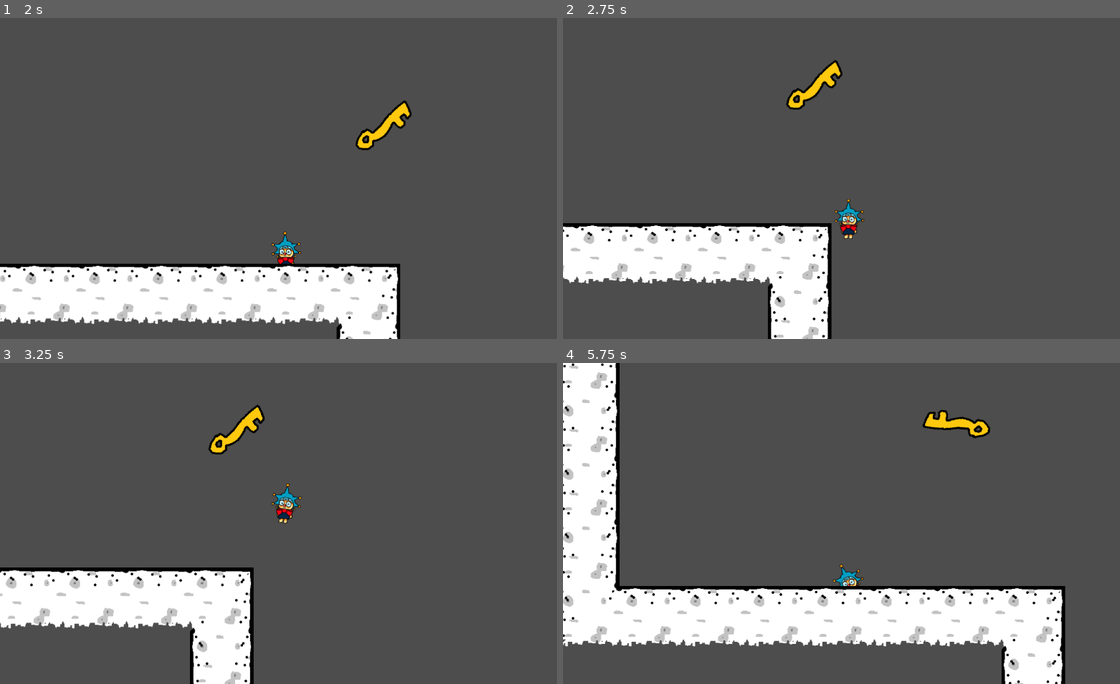
Above: before the commit, frames 1-4 (two rows, left to right).
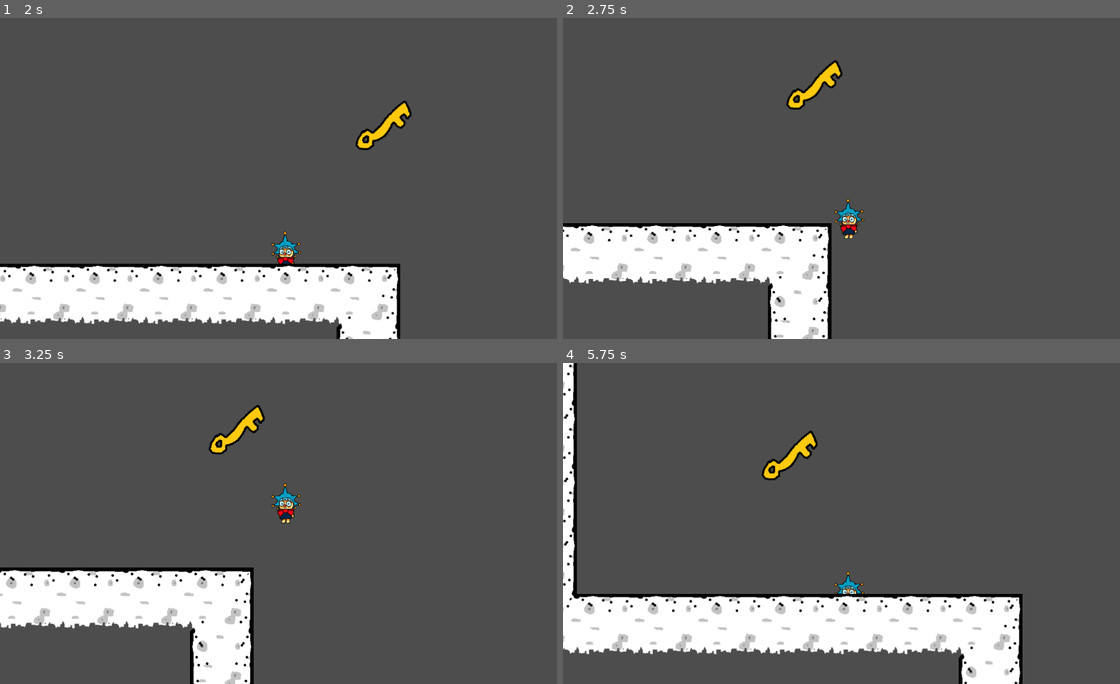
Above: after the commit, the same moments.

Repository: MikalMica/Mascarada-to-wapa
Game: Godot game, scene res://Scenes/Scenarios/test_scene.tscn
The game is run twice, just before and just after one commit, with the same random seed, the same clock (stepped at 60 frames per second) and the same inputs. The project has no main scene, so this scene is started directly.
Inputs:
- Up to frame 1 (2 s): tap Enter at 0.5 s; hold Right (Right) 0.53-1.28 s; hold E (default_mask) 0.53-1.28 s; hold Down (Down) from 1.28 s (still down); tap R (object_mask) at 1.35 s
- Up to frame 2 (2.75 s): release Down (Down) at 2.03 s; hold Right (Right) from 2.03 s (still down); hold E (default_mask) from 2.03 s (still down)
- Up to frame 3 (3.25 s): release Right (Right) at 2.78 s; release E (default_mask) at 2.78 s; hold Up (Up) from 2.78 s (still down); tap R (object_mask) at 2.85 s
- Up to frame 4 (5.75 s): release Up (Up) at 3.53 s; hold E (default_mask) 3.53-4.28 s; hold A (Left) 3.53-5.03 s; tap R (object_mask) at 4.35 s; hold Down (Down) from 5.03 s (still down); hold E (default_mask) from 5.03 s (still down)

Frame 1 is identical in both runs. In frame 2, less than 0.1% of the frame differs, in the area x 48-54%, y 56-69%; in frame 3, 0.4%; in frame 4, 18%, in the area x 0-91%, y 0-100%.
Error before the commit: Invalid access to property or key 'area_entered' on a base object of type 'Nil'. (res://Scripts/key.gd:7)

Commit message:
player and key locked roations

Diff:
--- a/MascaradaToWapa/Scenes/Objects/player_new.tscn
+++ b/MascaradaToWapa/Scenes/Objects/player_new.tscn
@@ -116,6 +116,7 @@
 position = Vector2(0, -1)
 collision_layer = 129
 gravity_scale = 0.0
+lock_rotation = true
 script = ExtResource("1_n4sih")
 maxSpeed = 400.0
 
--- a/MascaradaToWapa/Scenes/Scenarios/Llave.tscn
+++ b/MascaradaToWapa/Scenes/Scenarios/key.tscn
@@ -5,11 +5,16 @@
 
 [sub_resource type="RectangleShape2D" id="RectangleShape2D_tw4fw"]
 
+[sub_resource type="RectangleShape2D" id="RectangleShape2D_a3w12"]
+size = Vector2(160, 144)
+
 [node name="Llave" type="Node2D" unique_id=1405333240]
 
-[node name="Key" type="RigidBody2D" parent="." unique_id=1356946487]
+[node name="Key" type="RigidBody2D" parent="." unique_id=1356946487 node_paths=PackedStringArray("area")]
 gravity_scale = 0.0
+lock_rotation = true
 script = ExtResource("1_tw4fw")
+area = NodePath("Area2D")
 
 [node name="Sprite2D" type="Sprite2D" parent="Key" unique_id=623073672]
 scale = Vector2(1.0041733, 0.9817276)
@@ -19,4 +24,11 @@
 scale = Vector2(-6.226464, -6.197539)
 shape = SubResource("RectangleShape2D_tw4fw")
 
+[node name="Area2D" type="Area2D" parent="Key" unique_id=66112114]
+
+[node name="CollisionShape2D" type="CollisionShape2D" parent="Key/Area2D" unique_id=1186148057]
+position = Vector2(-5, 0)
+shape = SubResource("RectangleShape2D_a3w12")
+debug_color = Color(0.62042415, 0.5648279, 0.27318573, 0.41960785)
+
 [connection signal="body_entered" from="Key" to="Key" method="_on_collision"]
--- a/MascaradaToWapa/Scenes/Scenarios/test_scene.tscn
+++ b/MascaradaToWapa/Scenes/Scenarios/test_scene.tscn
@@ -3,7 +3,7 @@
 [ext_resource type="PackedScene" uid="uid://3xdvejjvv1hs" path="res://Scenes/Objects/player_new.tscn" id="1_7e6j3"]
 [ext_resource type="TileSet" uid="uid://dbigu3i4b0uvj" path="res://Tilemaps/bw_tilemap/tileset_bw_tilemap.tres" id="2_n0riu"]
 [ext_resource type="PackedScene" uid="uid://lf18byvqd0t4" path="res://Scenes/Prefabs/check_point.tscn" id="3_px83w"]
-[ext_resource type="PackedScene" uid="uid://s6xci46fm7ne" path="res://Scenes/Scenarios/Llave.tscn" id="4_eiqly"]
+[ext_resource type="PackedScene" uid="uid://s6xci46fm7ne" path="res://Scenes/Scenarios/key.tscn" id="4_eiqly"]
 [ext_resource type="PackedScene" uid="uid://dw2qj3cts27tn" path="res://Scenes/Prefabs/door.tscn" id="5_xoht4"]
 
 [node name="test_scene" type="Node2D" unique_id=1938332153]
@@ -23,6 +23,9 @@
 [node name="Llave" parent="." unique_id=1405333240 instance=ExtResource("4_eiqly")]
 position = Vector2(480, -22)
 
+[node name="Key" parent="Llave" index="0" unique_id=1356946487 node_paths=PackedStringArray("doorObject")]
+doorObject = NodePath("../../Door")
+
 [node name="Door" parent="." unique_id=1946632691 instance=ExtResource("5_xoht4")]
 position = Vector2(1786, -64)
 
